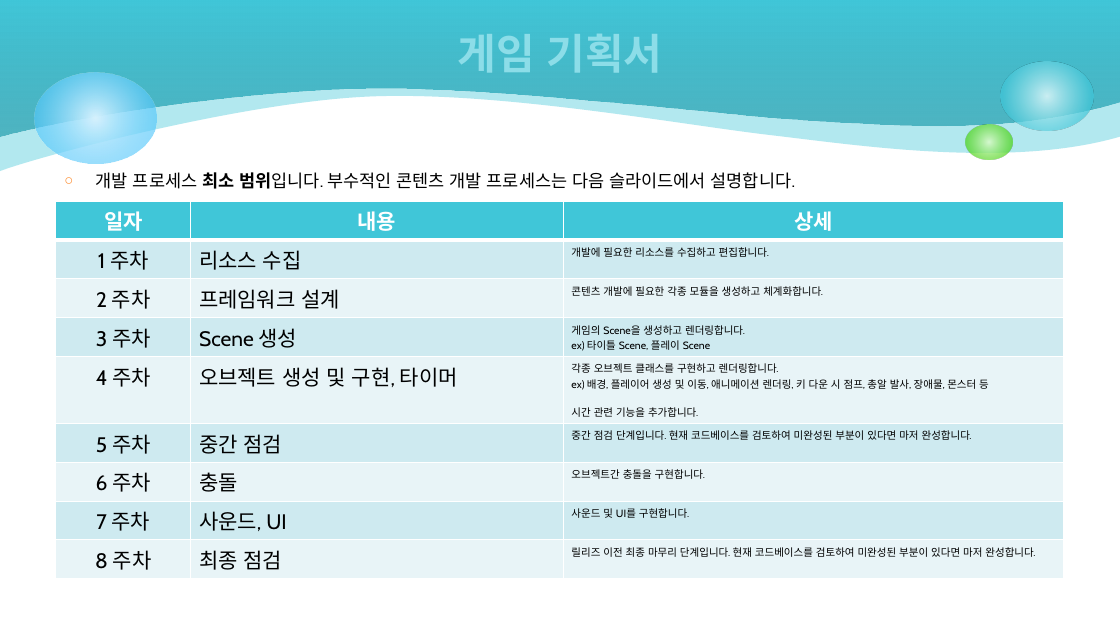
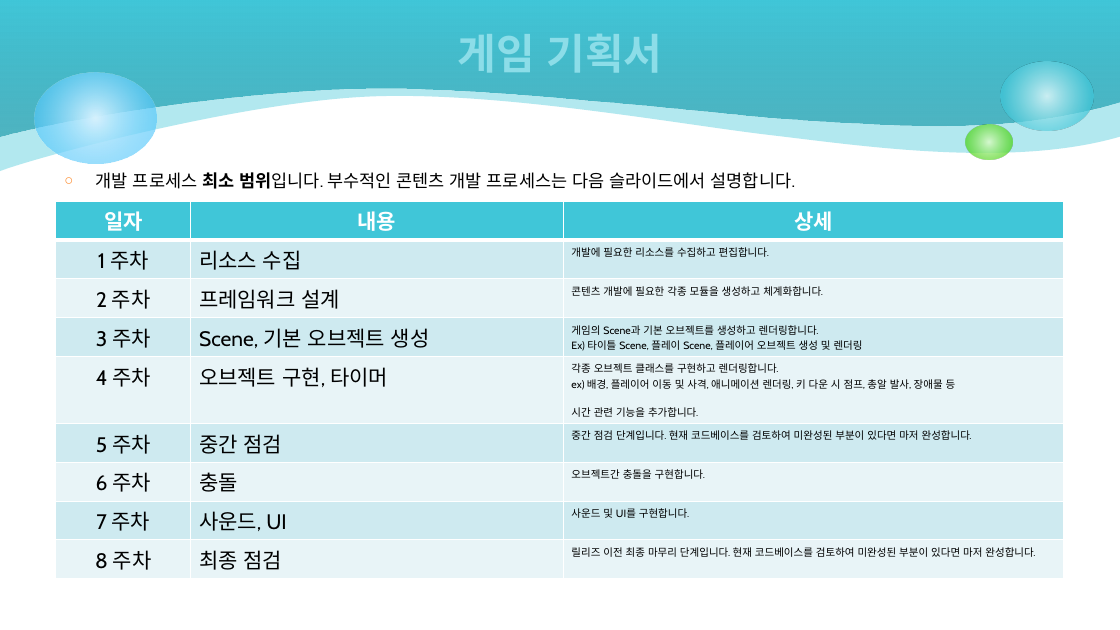
Before and after one commit to kkanghyun/2DGP_Project, a slide deck: slide 7 of 2D 게임프로그래밍 1차 발표.pptx. Drawn at 1120x630 pixels with LibreOffice and Linux fonts; fonts in the diff are those of the drawing. Boxes give left, top, right and bottom in pixels: in the first picture for what was removed or moved away, otherwise in the second. Text is boxed around its words. In the diff, an @@ line names an element or a change of style, - is before the commit and + after.

```diff
--- a/2D 게임프로그래밍 1차 발표.pptx
+++ b/2D 게임프로그래밍 1차 발표.pptx
@@ table at box(56, 201, 1064, 574) @@
-row 4, column 2: Scene 생성
+row 4, column 2: Scene, 기본 오브젝트 생성
-row 4, column 3: 게임의 Scene을 생성하고 렌더링합니다. / ex) 타이틀 Scene, 플레이 Scene
+row 4, column 3: 게임의 Scene과 기본 오브젝트를 생성하고 렌더링합니다. / Ex) 타이틀 Scene, 플레이 Scene, 플레이어 오브젝트 생성 및 렌더링
-row 5, column 2: 오브젝트 생성 및 구현, 타이머
+row 5, column 2: 오브젝트 구현, 타이머
-row 5, column 3: 각종 오브젝트 클래스를 구현하고 렌더링합니다. / ex) 배경, 플레이어 생성 및 이동, 애니메이션 렌더링, 키 다운 시 점프, 총알 발사, 장애물, 몬스터 등 / 시간 관련 기능을 추가합니다.
+row 5, column 3: 각종 오브젝트 클래스를 구현하고 렌더링합니다. / ex) 배경, 플레이어 이동 및 사격, 애니메이션 렌더링, 키 다운 시 점프, 총알 발사, 장애물 등 / 시간 관련 기능을 추가합니다.
```
Also in this commit, not shown: 6 other slides changed, 1 other file.
